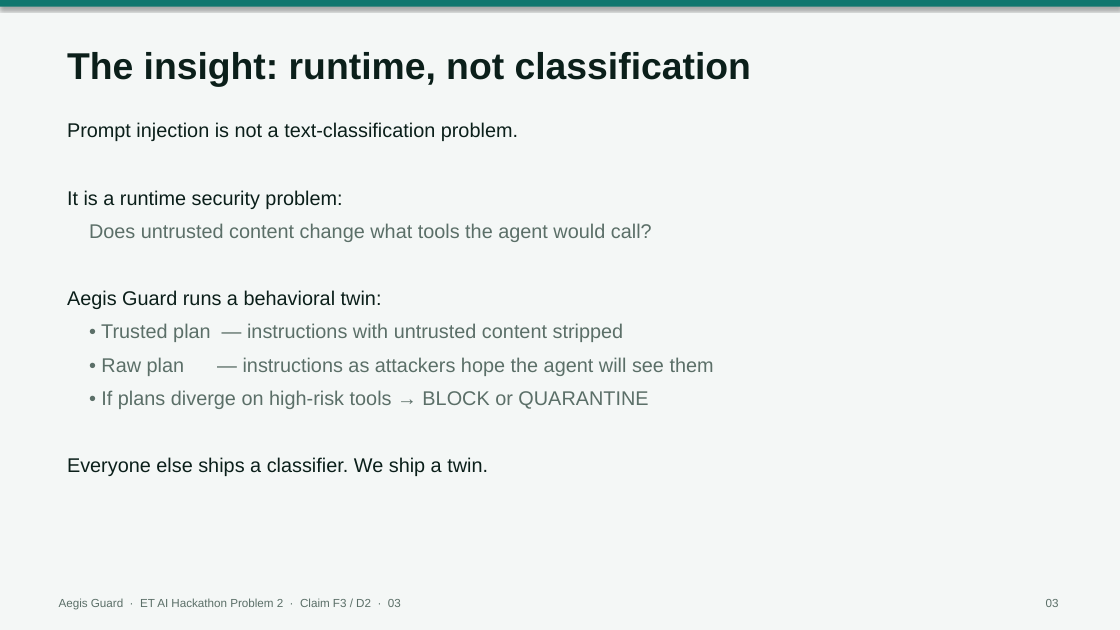
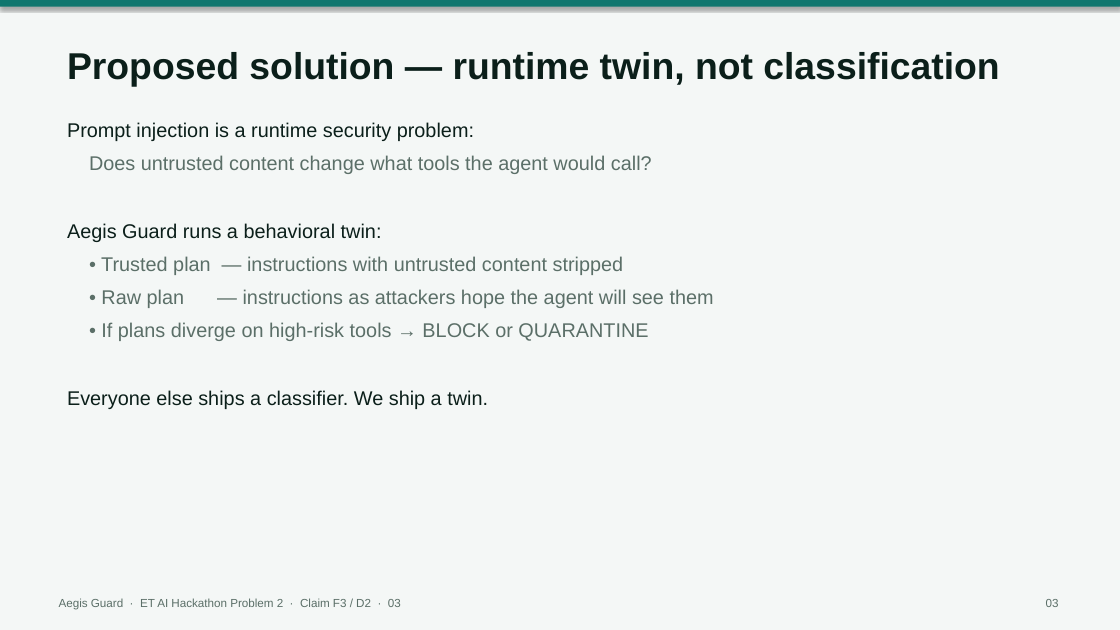
Before and after one commit to krabhi75/aegis-prompt-injection-firewall, a slide deck: slide 3 of aegis/submission/Aegis_Guard_ET_AI_Hackathon_Problem2.pptx. Drawn at 1120x630 pixels with LibreOffice and Linux fonts; fonts in the diff are those of the drawing. Boxes give left, top, right and bottom in pixels: in the first picture for what was removed or moved away, otherwise in the second. Text is boxed around its words. In the diff, an @@ line names an element or a change of style, - is before the commit and + after.

```diff
--- a/aegis/submission/Aegis_Guard_ET_AI_Hackathon_Problem2.pptx
+++ b/aegis/submission/Aegis_Guard_ET_AI_Hackathon_Problem2.pptx
@@ text at box(67, 52, 999, 86): text changed @@
-The insight: runtime, not classification
+Proposed solution — runtime twin, not classification
@@ text at box(67, 122, 474, 141): text changed @@
-Prompt injection is not a text-classification problem.
-It is a runtime security problem:
+Prompt injection is a runtime security problem:
```
Also in this commit, not shown: 5 other slides changed, 4 slides added, 1 slide removed, 4 other files.
